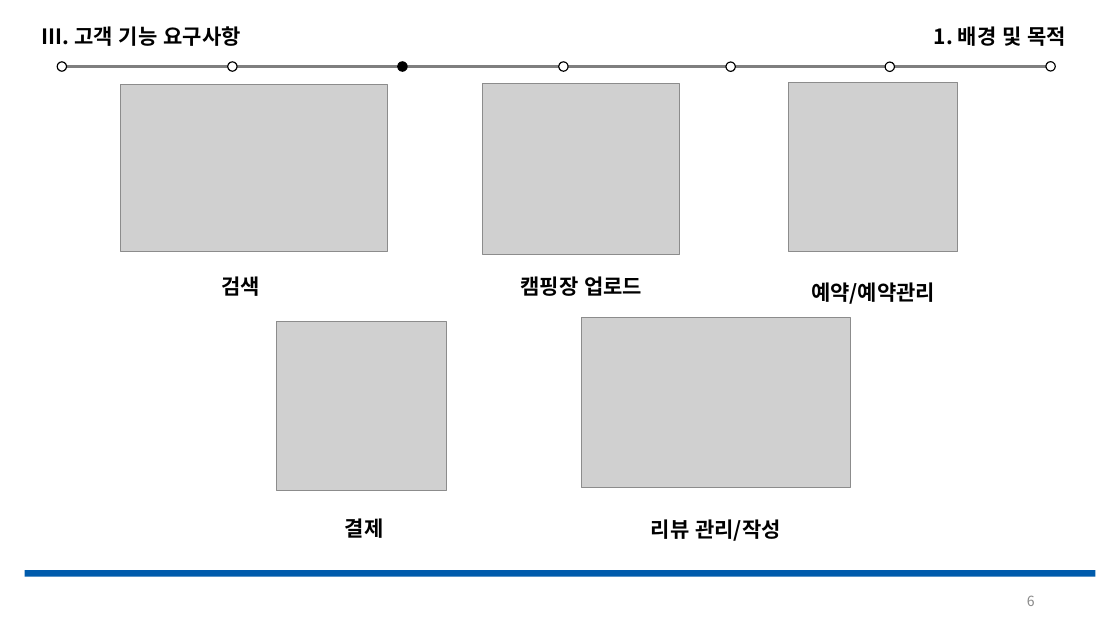
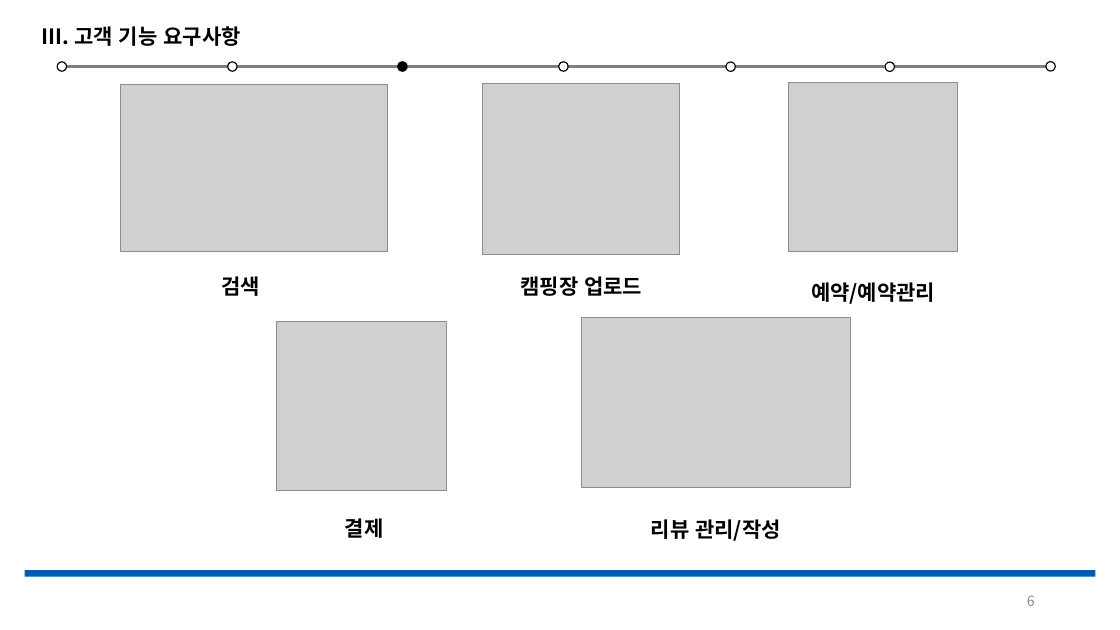
Before and after one commit to Jeeseob/SoftwareEngineering, a slide deck: slide 6 of 소공.pptx. Drawn at 1120x630 pixels with LibreOffice and Linux fonts; fonts in the diff are those of the drawing; grey boxes stand for pictures. Boxes give left, top, right and bottom in pixels: in the first picture for what was removed or moved away, otherwise in the second. Text is boxed around its words. In the diff, an @@ line names an element or a change of style, - is before the commit and + after.

```diff
--- a/소공.pptx
+++ b/소공.pptx
@@ text removed at <box>934,26,1067,46</box> @@
-1. 배경 및 목적
```
Also in this commit, not shown: 1 other slide changed.
